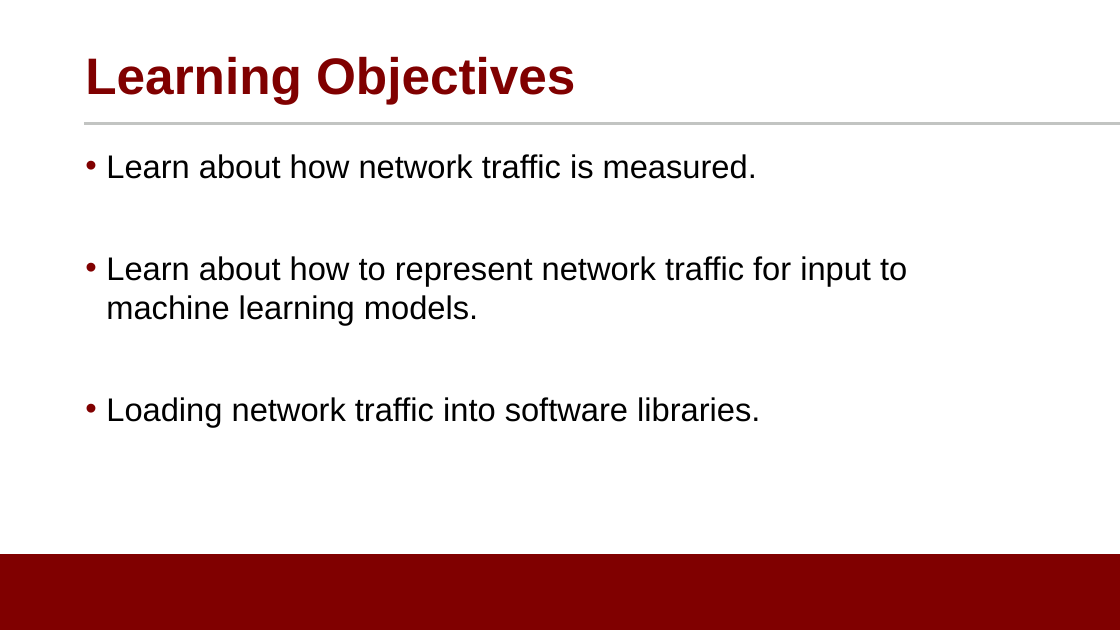
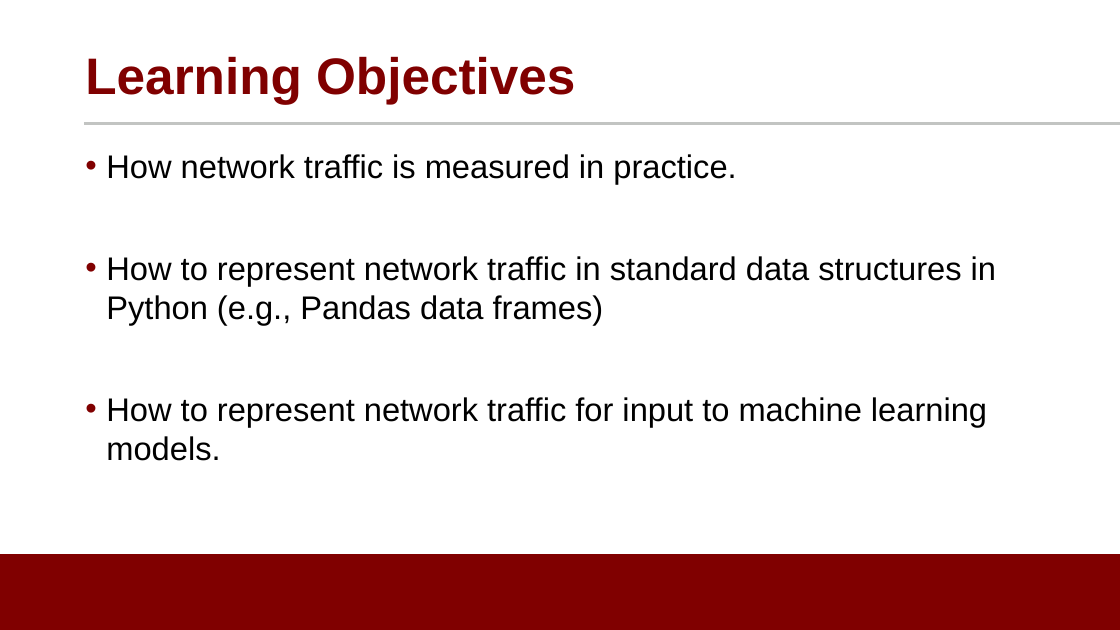
Before and after one commit to noise-lab/ML-Cybersecurity, a slide deck: slide 3 of module-2/ppt/2.2-Measurement.pptx. Drawn at 1120x630 pixels with LibreOffice and Linux fonts; fonts in the diff are those of the drawing; background and template pictures are left out. Boxes give left, top, right and bottom in pixels: in the first picture for what was removed or moved away, otherwise in the second. Text is boxed around its words. In the diff, an @@ line names an element or a change of style, - is before the commit and + after.

```diff
--- a/module-2/ppt/2.2-Measurement.pptx
+++ b/module-2/ppt/2.2-Measurement.pptx
@@ text at (x1=106, y1=154, x2=996, y2=461): text changed @@
-• Learn about how network traffic is measured.
-• Learn about how to represent network traffic for input to machine learning models.
-• Loading network traffic into software libraries.
+• How network traffic is measured in practice.
+• How to represent network traffic in standard data structures in Python (e.g., Pandas data frames)
+• How to represent network traffic for input to machine learning models.
```
Also in this commit, not shown: 8 other slides changed, 1 slide added, 3 slides removed, 5 other files.
